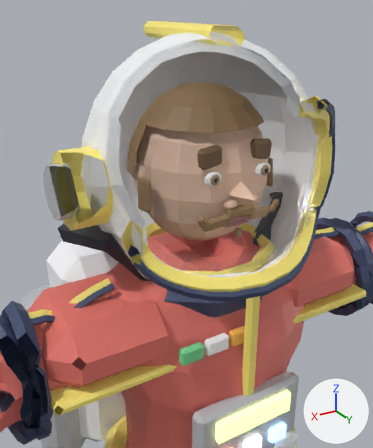
One commit to the glTF model assets/models/char_bolt.glb: the scene before it, then after it.
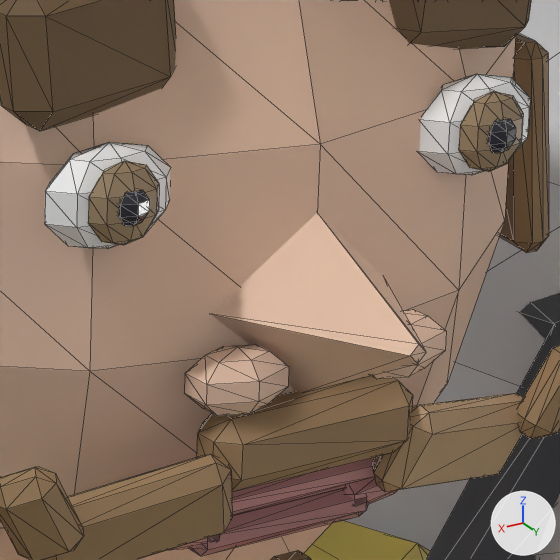
Each version appears first from a 50 mm camera at (0.2062, 0.3426, 0.9177) aimed at (0.0359, 0.0586, 0.7757), and next in a close-up on the part from 53% to 74% of the width and 34% to 51% of the height. Every picture has the same lights, and +X, +Y and +Z are marked at lower right. The last two pictures show the newer version. The close-ups show mesh edges as thin lines. Everything nearer to the camera than a plane just in front of the edit is cut away. Where no turn or scale is listed for an object, it has been applied to the vertices. Vertices at exactly the same position are counted once.

Before the edit, the objects in view are built like this:
```python
me_hd = bpy.data.meshes.new('hd')
me_hd.from_pydata(...)  # 242 vertices, 460 faces; spans x -0.0546..0.0546, y -0.0316..0.088, z 0.744..0.8587
me_hd.materials.append(mat_bolt_skin)  # beige #e7c4ad
me_sphere = bpy.data.meshes.new('Sphere')
me_sphere.from_pydata(...)  # 400 vertices, 796 faces; spans x -0.09..0.09, y -0.078..0.102, z 0.703..0.9
me_sphere.materials.append(mat_bolt_helm)  # white #f8f9fc
me_sphere_004 = bpy.data.meshes.new('Sphere.004')
me_sphere_004.from_pydata(...)  # a UV sphere (8 segments, 5 rings, poles along z) spanning x 0.01431..0.02799, y 0.06533..0.07158, z 0.80379..0.81395
me_sphere_004.materials.append(mat_bolt_sclera)  # white #f9f9fc
ob_blink_l_bolt_sclera = bpy.data.objects.new('Blink.L_bolt_sclera', me_sphere_004)
ob_blink_l_bolt_sclera.location = (0.0, 0.0, 0.0)
ob_head_bolt_helm = bpy.data.objects.new('Head_bolt_helm', me_sphere)
ob_head_bolt_helm.location = (0.0, 0.0, 0.0)
ob_head_bolt_skin = bpy.data.objects.new('Head_bolt_skin', me_hd)
ob_head_bolt_skin.location = (0.0, 0.0, 0.0)
# also in view: 'Eye.L_pupil' at (0.0212, 0.0722, 0.8089); 'Head_bolt_beard2' at (-0.0191, 0.0705, 0.7771); 'Jaw_bolt_lip' at (0.0, 0.0677, 0.7741); 'Eye.R_pupil' at (-0.0212, 0.0722, 0.8089); 'Brow.R_bolt_brow' at (-0.0212, 0.0645, 0.8228)
```
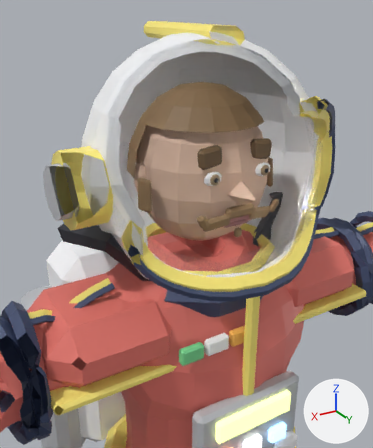
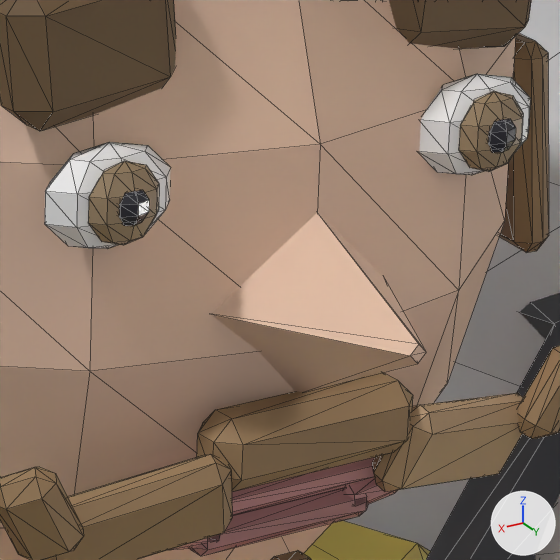
Pixel boxes (x1, y1, x2, y2) of what changed, in the close-ups (560 x 560 px):
part 1 of me_hd, deleted (beige)
    before: (371, 309, 446, 379)
part 2 of me_hd, deleted (beige)
    before: (184, 344, 289, 416)

Diff of the bpy script that builds the scene:
```diff
--- a/assets/models/char_bolt.glb.py
+++ b/assets/models/char_bolt.glb.py
@@ me_hd @@
 # used by ob_head_bolt_skin; location = (0.0, 0.0, 0.0)
-me_hd.from_pydata(...)  # 242 vertices, 460 faces; spans x -0.0546..0.0546, y -0.0316..0.088, z 0.744..0.8587
+me_hd.from_pydata(...)  # 190 vertices, 364 faces; spans x -0.0546..0.0546, y -0.0316..0.088, z 0.744..0.8587
+# me_hd part 1: the loose piece of 26 vertices spanning x -0.014..-0.0046, y 0.0694..0.0766, z 0.7868..0.7934 is deleted
+# me_hd part 2: the loose piece of 26 vertices spanning x 0.0046..0.014, y 0.0694..0.0766, z 0.7868..0.7934 is deleted
 me_hd.materials.append(mat_bolt_skin)
```
